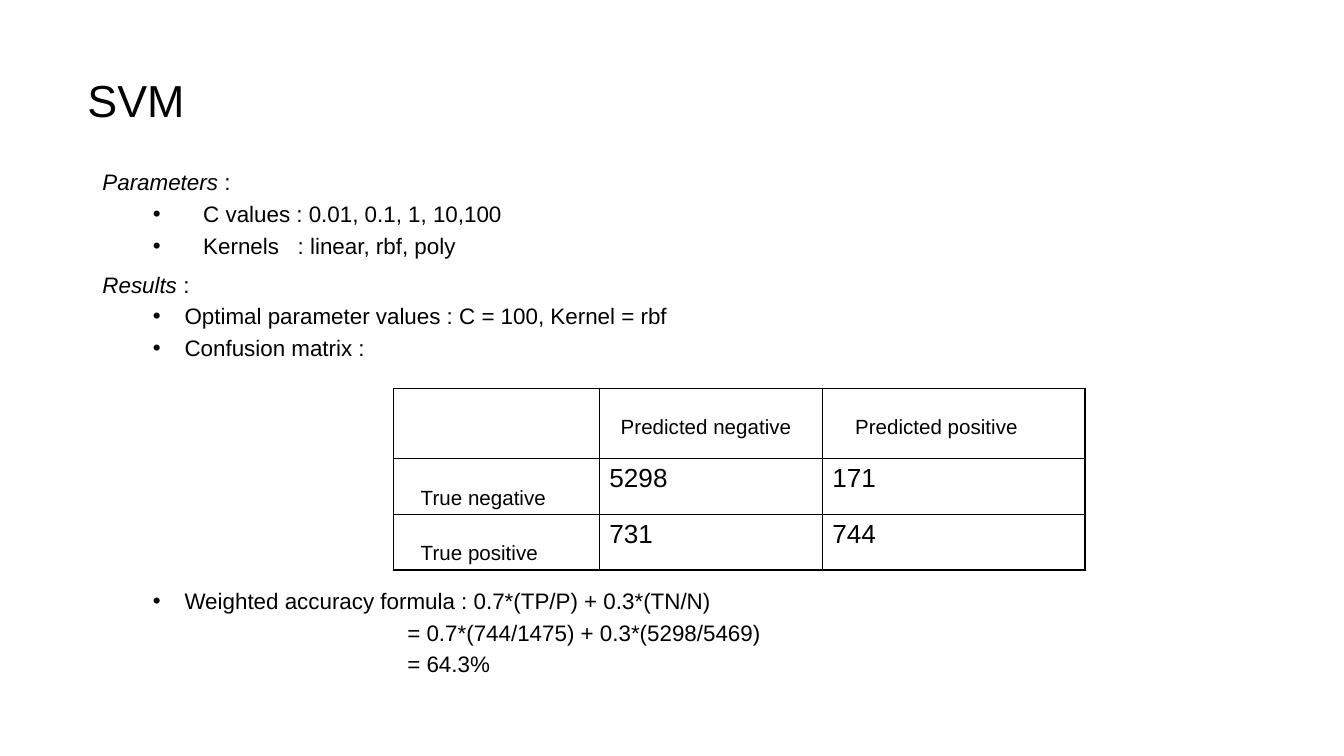
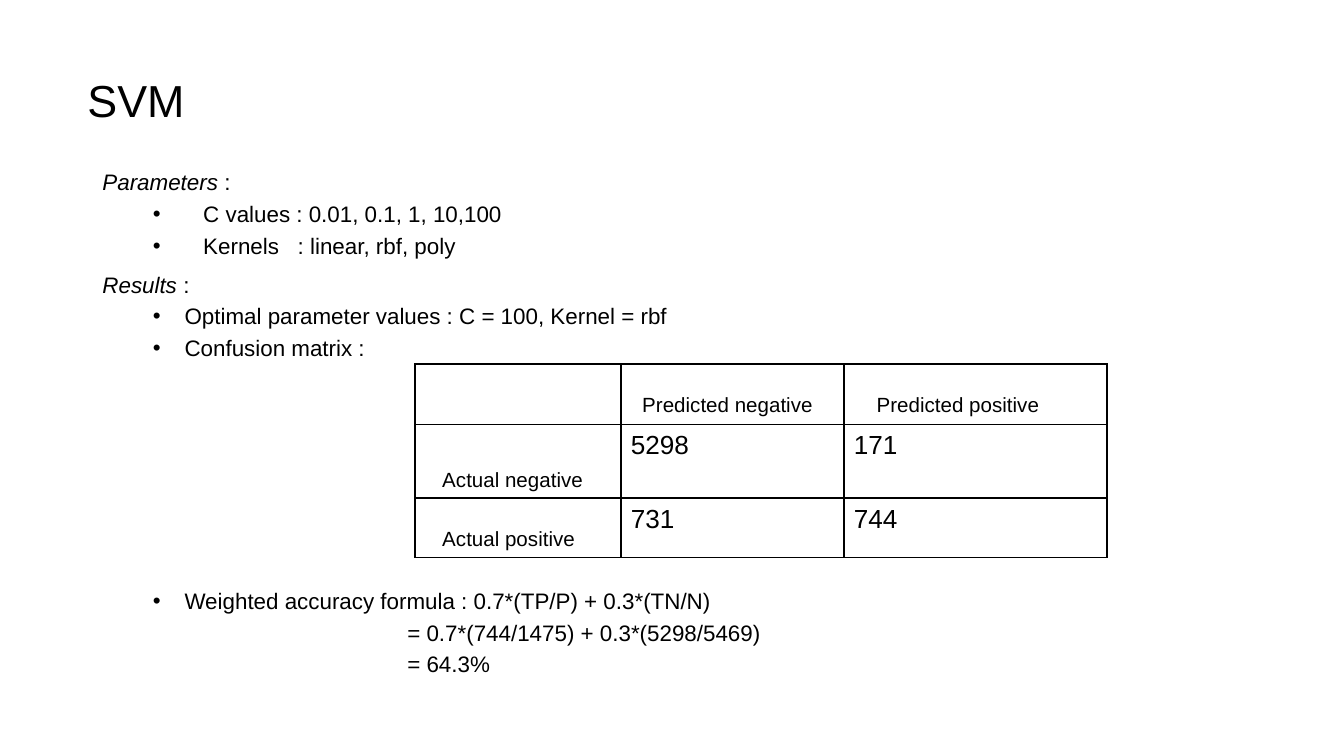
Before and after one commit to yaswanthkoravi/SMAI-Project, a slide deck: slide 24 of presentation.pptx. Drawn at 1344x756 pixels with LibreOffice and Linux fonts; fonts in the diff are those of the drawing. Boxes give left, top, right and bottom in pixels: in the first picture for what was removed or moved away, otherwise in the second. Text is boxed around its words. In the diff, an @@ line names an element or a change of style, - is before the commit and + after.

```diff
--- a/presentation.pptx
+++ b/presentation.pptx
@@ text at <box>203,205,760,673</box>: indent changed; list level 2 to 1 in "= 0.7*(744/1475) + 0.3*(5298/5469)"; list level 2 to 1 in "= 64.3%" @@
@@ table at <box>415,364,1107,555</box> @@
-row 2, column 1: True negative
+row 2, column 1: Actual negative
-row 3, column 1: True positive
+row 3, column 1: Actual positive
@@ borders changed @@
@@ table: place and size @@
-table at <box>394,388,1086,756</box>
+table at <box>415,364,1107,555</box>
```
Also in this commit, not shown: 14 other slides changed, 2 other files.
